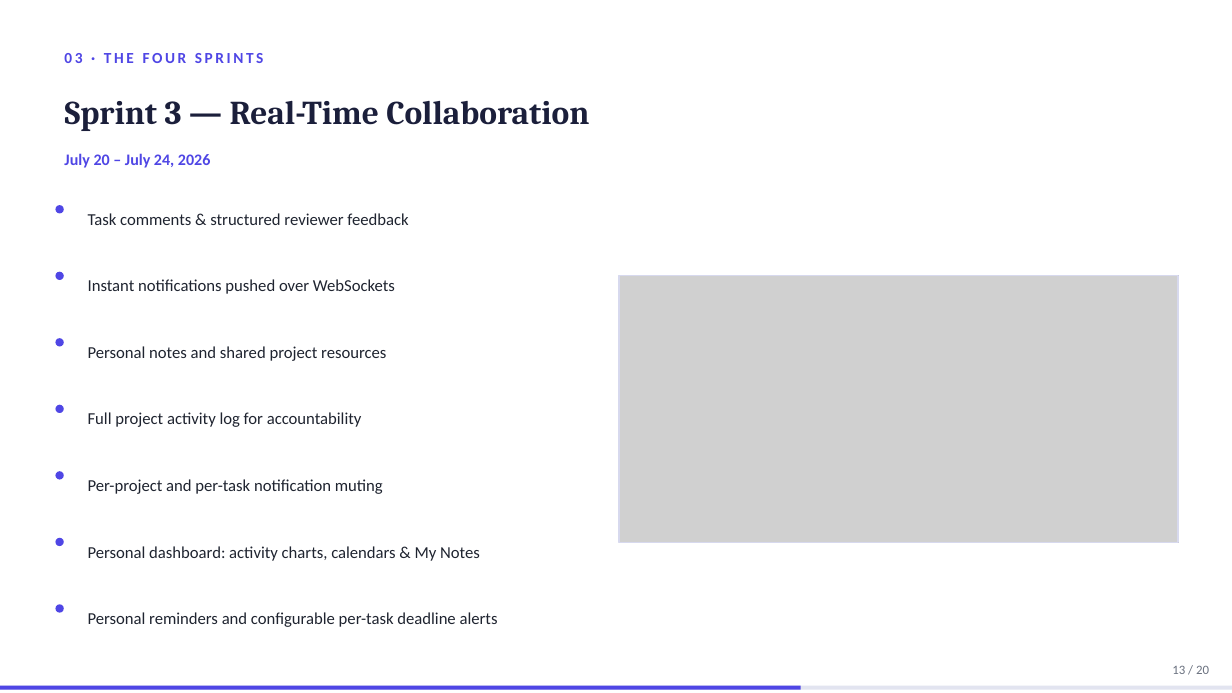
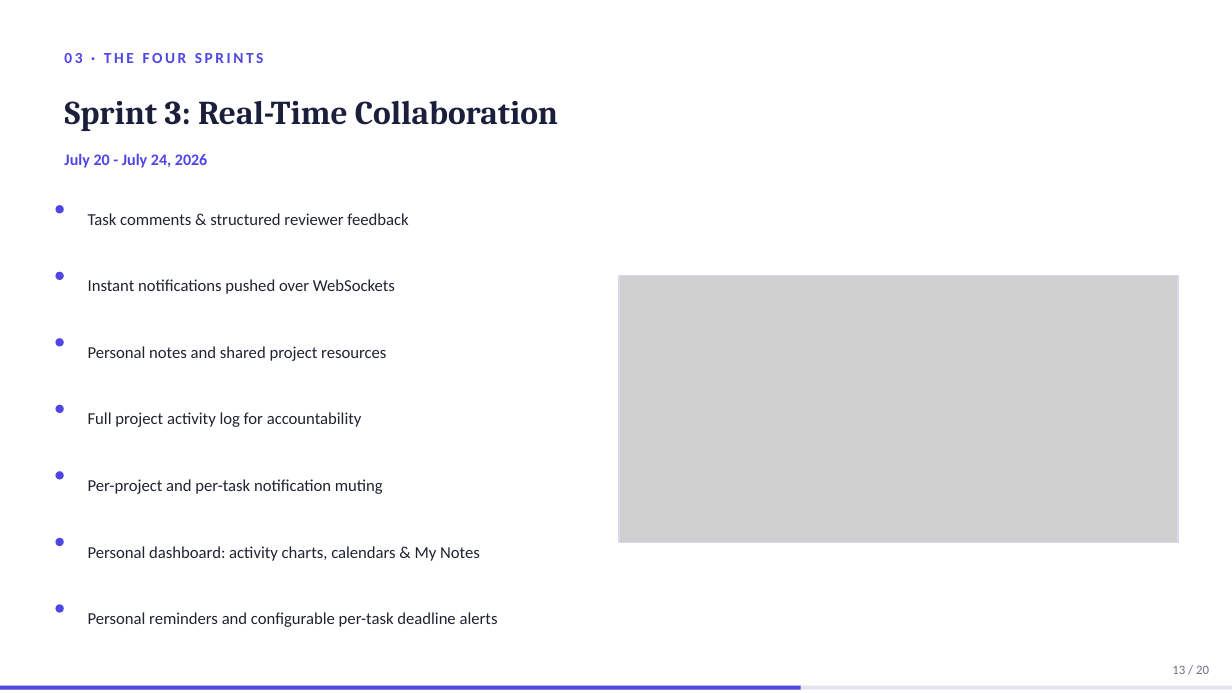
Before and after one commit to domdomxy/synkro, a slide deck: slide 13 of Synkro_PFA_Defense.pptx. Drawn at 1232x693 pixels with LibreOffice and Linux fonts; fonts in the diff are those of the drawing; grey boxes stand for pictures. Boxes give left, top, right and bottom in pixels: in the first picture for what was removed or moved away, otherwise in the second. Text is boxed around its words. In the diff, an @@ line names an element or a change of style, - is before the commit and + after.

```diff
--- a/Synkro_PFA_Defense.pptx
+++ b/Synkro_PFA_Defense.pptx
@@ text at <box>65,101,558,131</box>: text changed @@
-Sprint 3 — Real-Time Collaboration
+Sprint 3: Real-Time Collaboration
@@ text at <box>64,153,207,168</box>: text changed @@
-July 20 – July 24, 2026
+July 20 - July 24, 2026
```
Also in this commit, not shown: 11 other slides changed.
